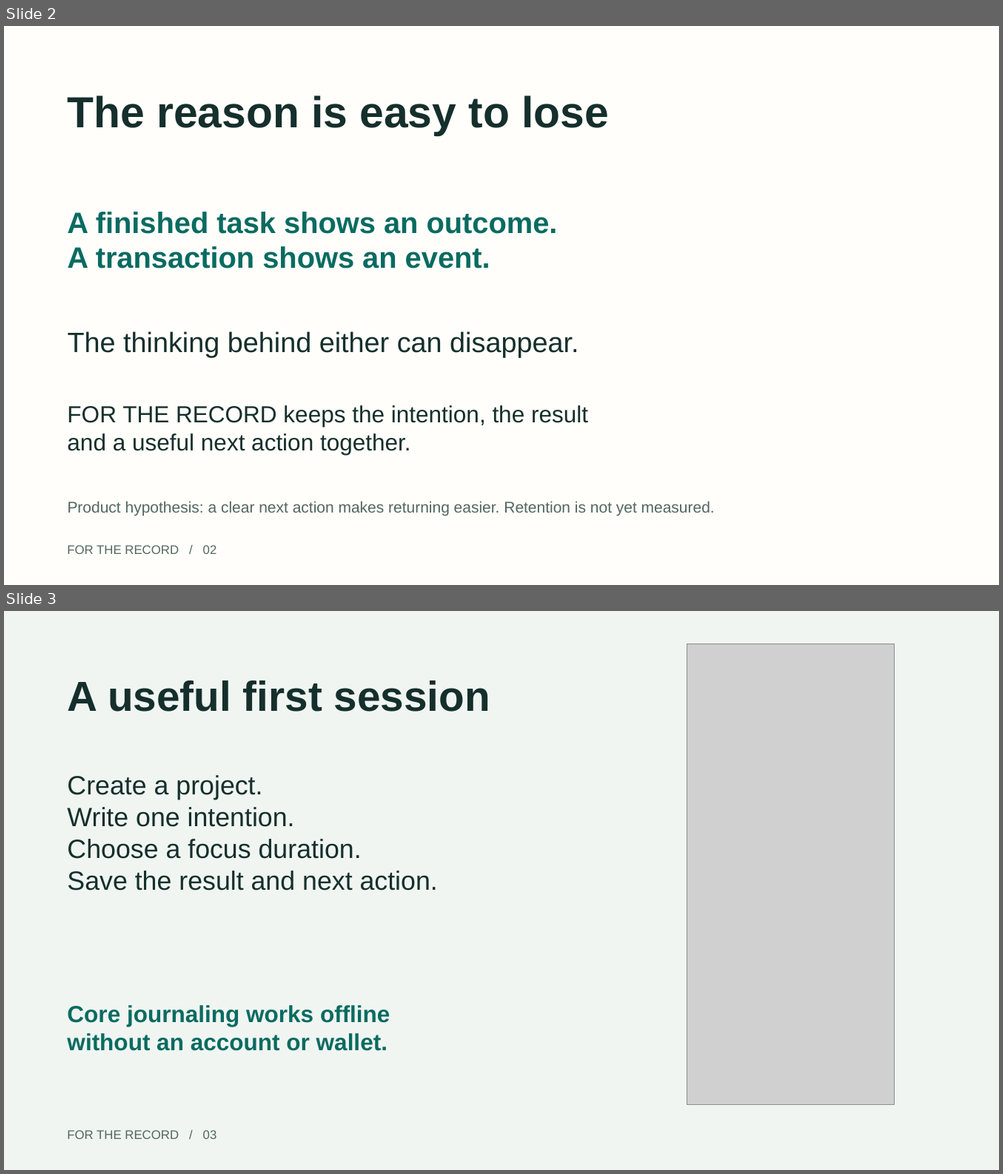
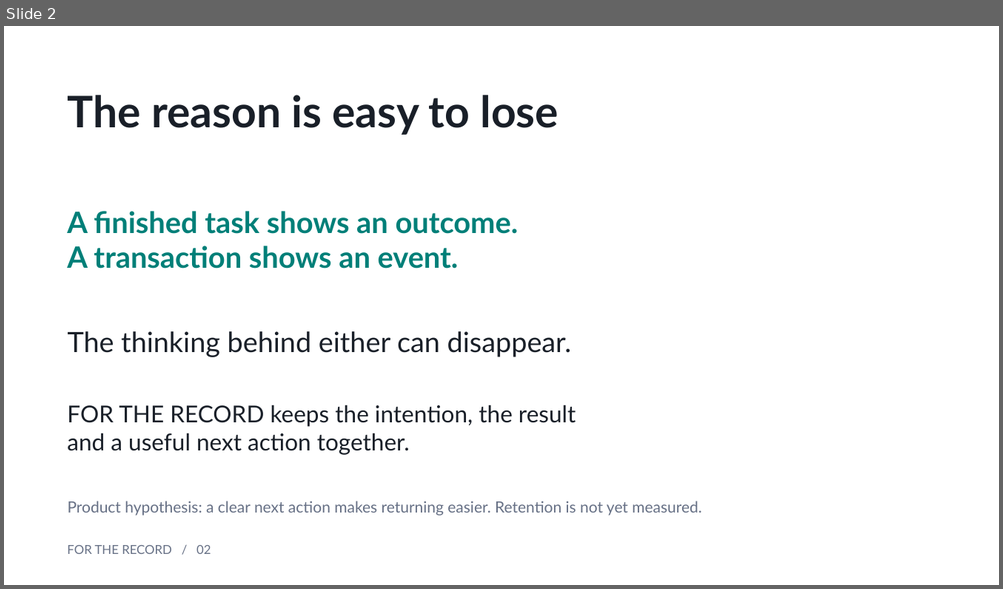
Before and after one commit to openai-lover/seeker_FOR-THE-RECORD, a slide deck: docs/submission/FOR-THE-RECORD-pitch.pptx. Shown one above the other, each under a label of ours: slides 2 and 3 before the commit, slide 2 after it. The pictures are 1003x1174 and 1003x589 pixels, drawn with LibreOffice and Linux fonts; fonts in the diff are those of the drawing; grey boxes stand for pictures. Boxes give left, top, right and bottom in pixels: in the first picture for what was removed or moved away, otherwise in the second. Text is boxed around its words. In the diff, an @@ line names an element or a change of style, - is before the commit and + after.

```diff
--- a/docs/submission/FOR-THE-RECORD-pitch.pptx
+++ b/docs/submission/FOR-THE-RECORD-pitch.pptx
@@ slide 3 removed at (4, 611, 999, 1170), background #F0F5F1 @@
@@ picture removed at (687, 644, 894, 1105) @@
@@ text removed at (68, 681, 490, 712) @@
-A useful first session
@@ text removed at (67, 775, 438, 891) @@
-Create a project.
-Write one intention.
-Choose a focus duration.
-Save the result and next action.
@@ text removed at (67, 1005, 390, 1051) @@
-Core journaling works offline
-without an account or wallet.
@@ text removed at (67, 1130, 217, 1139) @@
-FOR THE RECORD / 03
@@ slide 2 changed as well @@
@@ background #FFFEFA to #FFFFFF @@
@@ text "A finished task shows an ..." at (67, 211, 518, 269): font Arial to Lato, text colour #096B61 to #007F78 @@
@@ font Arial to Lato, text colour #152F2C to #191F28 in 3 elements at (68, 95, 559, 135), (68, 332, 572, 358), (67, 405, 575, 455) @@
@@ text "Product hypothesis: a clear next ..." at (68, 501, 702, 516): font Arial to Lato, text colour #526762 to #667085 @@
@@ text "FOR THE RECORD / 02" at (67, 545, 210, 554): font Arial to Lato, text colour #526762 to #667085 @@
```
Also in this commit, not shown: 5 other slides changed, 2 slides added, 1 other slide removed, 42 other files.
